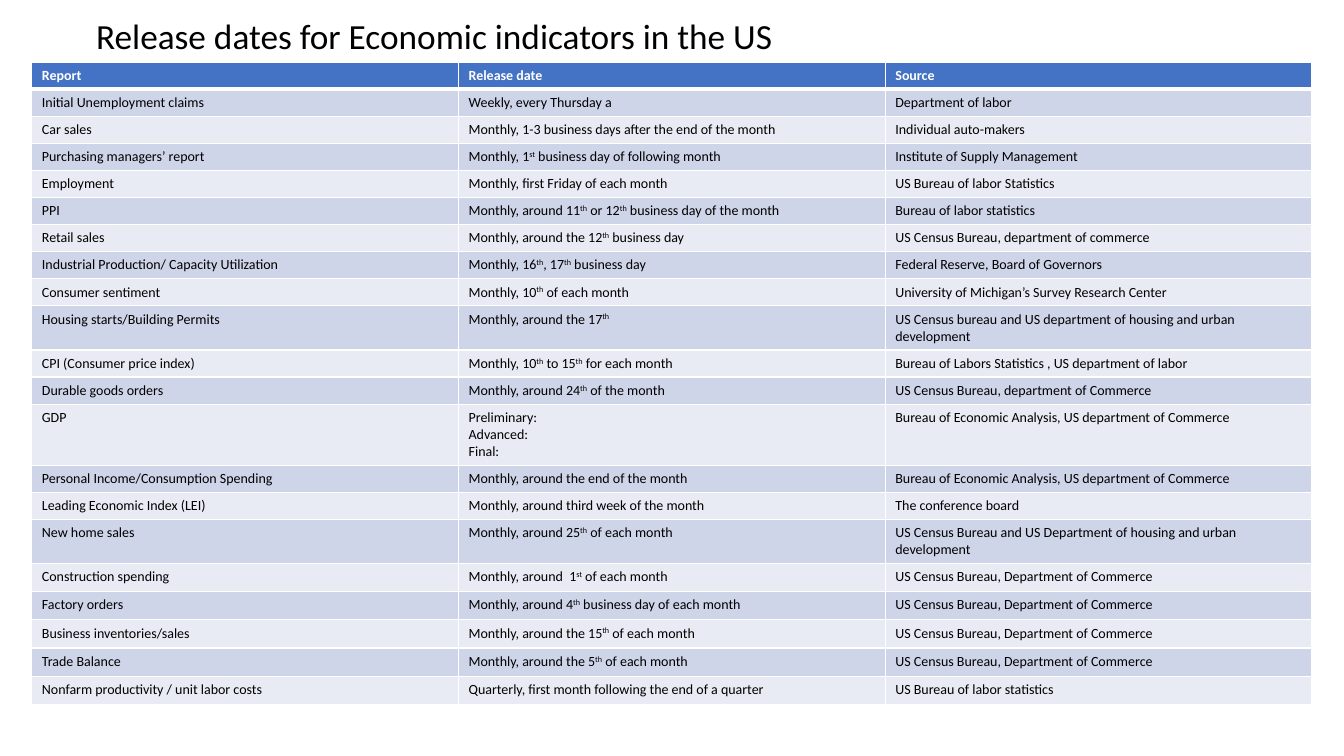
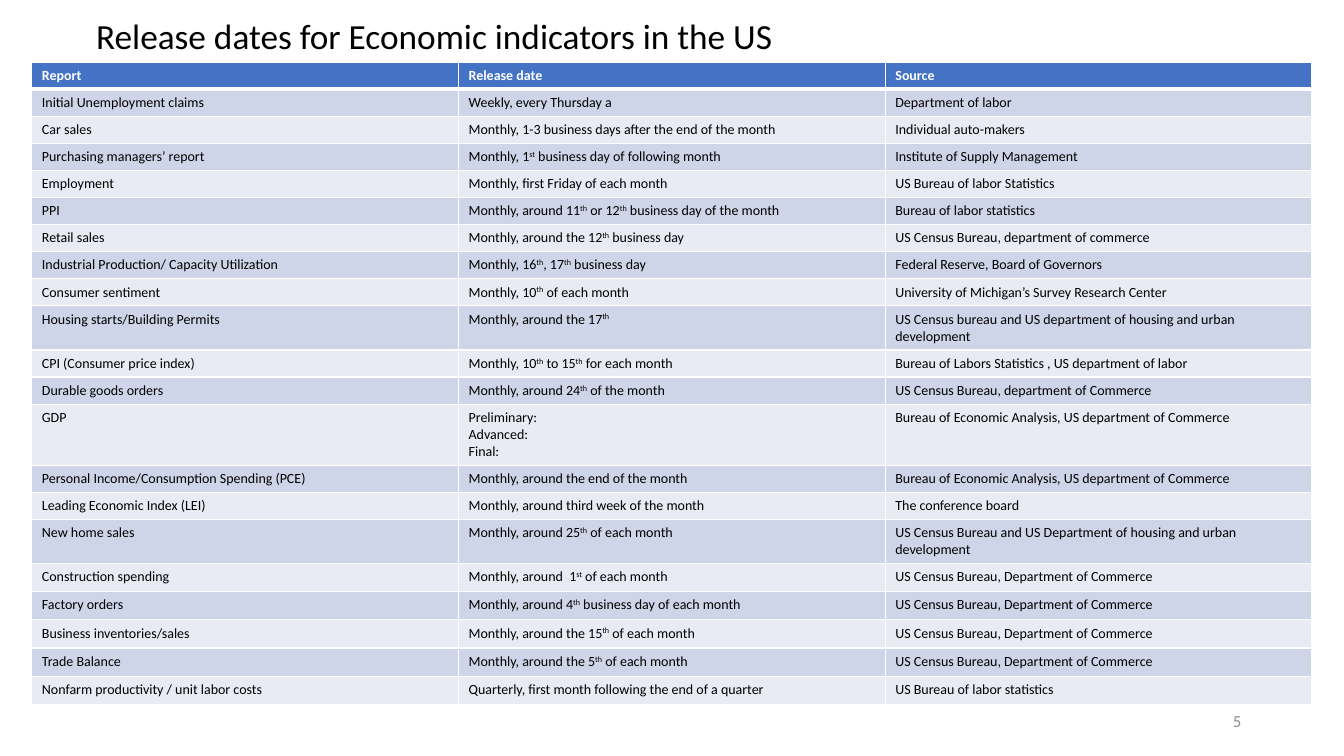
Before and after one commit to omroot/d2l_pytorch, a slide deck: slide 5 of mylearnings/mylecturenotes/TheMacroMinimum.pptx. Drawn at 1344x756 pixels with LibreOffice and Linux fonts; fonts in the diff are those of the drawing. Boxes give left, top, right and bottom in pixels: in the first picture for what was removed or moved away, otherwise in the second. Text is boxed around its words. In the diff, an @@ line names an element or a change of style, - is before the commit and + after.

```diff
--- a/mylearnings/mylecturenotes/TheMacroMinimum.pptx
+++ b/mylearnings/mylecturenotes/TheMacroMinimum.pptx
@@ table at (32, 62, 1312, 701) @@
-row 14, column 1: Personal Income/Consumption Spending
+row 14, column 1: Personal Income/Consumption Spending (PCE)
@@ page number added at (1233, 716, 1241, 727), 12 pt, text #8C8C8C @@
+5
```
Also in this commit, not shown: 26 other slides changed, 15 slides added.
